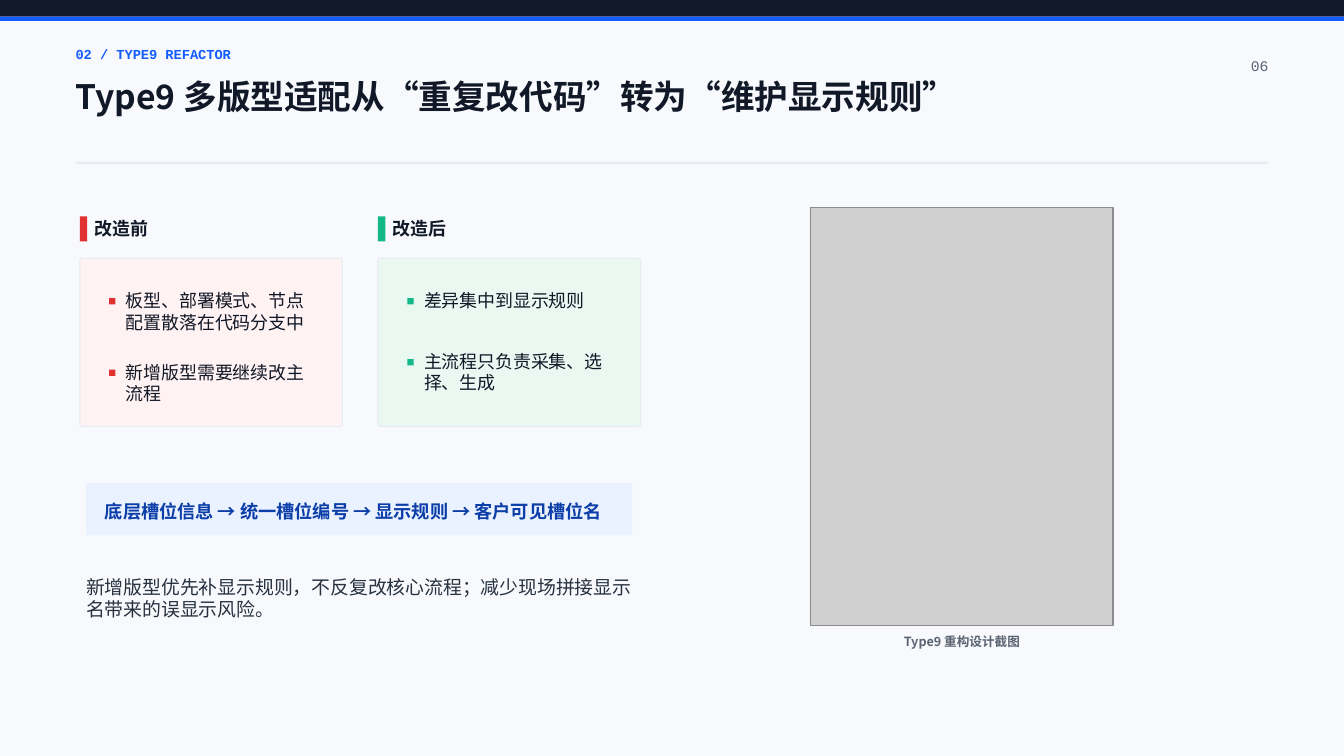
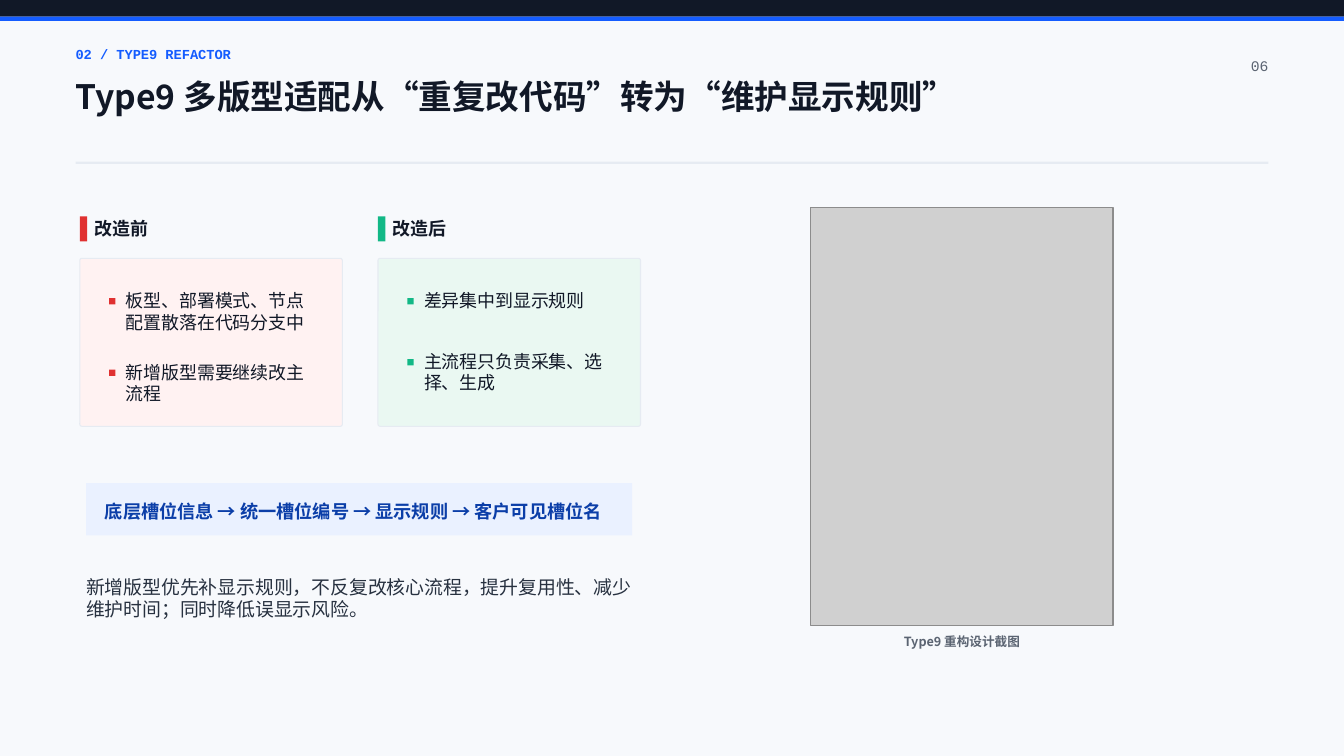
Before and after one commit to mhlucifer/personal-coach, a slide deck: slide 6 of ppt_work/bios_ai_stage_report_package_20260528/05_BIOS_AI_阶段汇报_瑞士工程风.pptx. Drawn at 1344x756 pixels with LibreOffice and Linux fonts; fonts in the diff are those of the drawing; grey boxes stand for pictures. Boxes give left, top, right and bottom in pixels: in the first picture for what was removed or moved away, otherwise in the second. Text is boxed around its words. In the diff, an @@ line names an element or a change of style, - is before the commit and + after.

```diff
--- a/ppt_work/bios_ai_stage_report_package_20260528/05_BIOS_AI_阶段汇报_瑞士工程风.pptx
+++ b/ppt_work/bios_ai_stage_report_package_20260528/05_BIOS_AI_阶段汇报_瑞士工程风.pptx
@@ text at bbox=[86, 578, 631, 619]: text changed @@
-新增版型优先补显示规则，不反复改核心流程；减少现场拼接显示名带来的误显示风险。
+新增版型优先补显示规则，不反复改核心流程，提升复用性、减少维护时间；同时降低误显示风险。
```
Also in this commit, not shown: 9 other slides changed, 8 other files.
